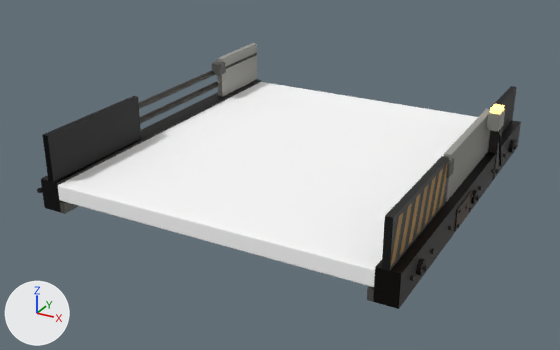
Before and after pictures for a commit that changed the glTF model game/assets/models/conveyors/conveyor_straight.glb.
One viewpoint serves both versions: a 50 mm lens placed at (2.8, -2.53, 1.73), pointed at (0.94, 0.86, 0.04). Every picture has the same lights, and +X, +Y and +Z are marked at lower left. The first picture is the older version. Vertices at exactly the same position are counted once.

Names of what the first picture shows: 'Belt', 'Frame'.
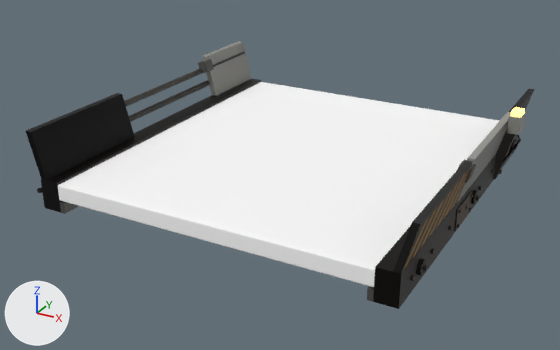
Boxes [x1, y1, x2, y2] around the edits, measured in the pictures (560 x 350 px; the box of a moved part takes in the faces that stretch with it):
'Frame', reshaped
    before: [37, 43, 521, 309]
    after: [26, 41, 535, 309]
part 1 of me_straight_frame, moved or reshaped
    before: [382, 156, 449, 271]
    after: [393, 160, 473, 274]
part 2 of me_straight_frame, moved or reshaped
    before: [444, 109, 490, 202]
    after: [456, 112, 511, 204]
part 3 of me_straight_frame, moved or reshaped
    before: [217, 43, 257, 97]
    after: [202, 41, 252, 96]
part 4 of me_straight_frame, moved or reshaped
    before: [486, 109, 505, 131]
    after: [507, 112, 526, 135]
part 5 of me_straight_frame, moved or reshaped
    before: [495, 86, 517, 133]
    after: [509, 89, 535, 112]
part 6 of me_straight_frame, moved or reshaped
    before: [42, 96, 141, 182]
    after: [26, 93, 135, 180]
part 7 of me_straight_frame, moved or reshaped
    before: [226, 53, 257, 69]
    after: [213, 51, 245, 67]
part 8 of me_straight_frame, moved or reshaped
    before: [488, 127, 502, 179]
    after: [493, 127, 516, 179]
part 9 of me_straight_frame, moved or reshaped
    before: [140, 82, 219, 124]
    after: [129, 80, 210, 122]
part 10 of me_straight_frame, moved or reshaped
    before: [139, 70, 214, 109]
    after: [124, 69, 202, 106]
part 11 of me_straight_frame, moved or reshaped
    before: [446, 158, 454, 178]
    after: [458, 159, 476, 183]
part 12 of me_straight_frame, moved or reshaped
    before: [212, 61, 226, 75]
    after: [198, 59, 214, 73]
part 13 of me_straight_frame, moved or reshaped
    before: [490, 104, 504, 114]
    after: [511, 107, 525, 117]
part 14 of me_straight_frame, moved or reshaped
    before: [391, 163, 448, 265]
    after: [403, 167, 471, 270]
part 15 of me_straight_frame, moved or reshaped
    before: [496, 131, 501, 166]
    after: [502, 135, 521, 164]

Diff of the bpy script that builds the scene:
```diff
--- a/game/assets/models/conveyors/conveyor_straight.glb.py
+++ b/game/assets/models/conveyors/conveyor_straight.glb.py
@@ me_straight_frame @@
 # used by ob_frame; location = (0.0, 0.0, 0.0)
-me_straight_frame.from_pydata(...)  # 1233 vertices, 2096 faces; spans x 0.01..1.98, y 0.0..2.0, z 0.0..0.45
+me_straight_frame.from_pydata(...)  # 1233 vertices, 2096 faces; spans x -0.06..2.09, y 0.0..2.0, z 0.0..0.45
+# me_straight_frame part 1: the loose piece of 8 vertices spanning x 1.87..1.9, y 0.0..0.69, z 0.16..0.4 is turned 14.7 degrees about the y axis through its middle, then moved by (0.08, 0.0, 0.0)
+# me_straight_frame part 2: the loose piece of 8 vertices spanning x 1.87..1.9, y 0.72..1.44, z 0.16..0.4 is turned 14.7 degrees about the y axis through its middle, then moved by (0.08, 0.0, 0.0)
+# me_straight_frame part 3: the loose piece of 8 vertices spanning x 0.1..0.13, y 1.55..2.0, z 0.16..0.42 is turned -14.7 degrees about the y axis through its middle and scaled by 1.01, then moved by (-0.08, 0.0, 0.0)
+# me_straight_frame part 4: the loose piece of 8 vertices spanning x 1.91..1.97, y 1.29..1.4, z 0.33..0.43 is moved by (0.11, 0.0, 0.0)
+# me_straight_frame part 5: the loose piece of 8 vertices spanning x 1.87..1.9, y 1.47..2.0, z 0.16..0.37 is turned 14.6 degrees about the y axis through its middle, then moved by (0.08, 0.0, 0.0)
+# me_straight_frame part 6: the loose piece of 8 vertices spanning x 0.1..0.14, y 0.0..0.69, z 0.16..0.41 is turned -14.7 degrees about the y axis through its middle, then moved by (-0.08, 0.0, 0.0)
+# me_straight_frame part 7: the loose piece of 8 vertices spanning x 0.13..0.14, y 1.56..1.99, z 0.34..0.35 is moved by (-0.1, 0.0, 0.0)
+# me_straight_frame part 8: the loose piece of 8 vertices spanning x 1.9..1.95, y 1.43..1.48, z 0.01..0.37 is turned 15 degrees about the y axis through its middle, then moved by (0.05, 0.0, 0.0)
+# me_straight_frame part 9: the loose piece of 64 vertices spanning x 0.07..0.1, y 0.69..1.55, z 0.22..0.26 is moved by (-0.07, 0.0, 0.0)
+# me_straight_frame part 10: the loose piece of 64 vertices spanning x 0.07..0.1, y 0.69..1.55, z 0.31..0.35 is moved by (-0.09, 0.0, 0.0)
+# me_straight_frame part 11: the loose piece of 8 vertices spanning x 1.86..1.91, y 0.67..0.74, z 0.3..0.37 is turned 15 degrees about the y axis through its middle, then moved by (0.09, 0.0, 0.0)
+# me_straight_frame part 12: the loose piece of 8 vertices spanning x 0.09..0.14, y 1.5..1.57, z 0.32..0.39 is moved by (-0.1, 0.0, 0.0)
+# me_straight_frame part 13: the loose piece of 8 vertices spanning x 1.92..1.97, y 1.31..1.39, z 0.42..0.45 is moved by (0.11, 0.0, 0.0)
+# me_straight_frame part 14: all 28 vertices in x 1.9, y 0.0..0.69, z 0.18..0.38 are turned 15 degrees about the y axis through their middle and scaled by 1.01, then moved by (0.08, 0.0, 0.0)
+# me_straight_frame part 15: all 10 vertices in x 1.94..1.98, y 1.34..1.35, z 0.29..0.34 are multiplied about their middle by the matrix ((0.766, -0.577, -0.139), (0.581, 0.683, 0.369), (-0.122, -0.375, 0.885)), then moved by (0.11, 0.0, 0.0)
+# other edits to the shape of me_straight_frame do not show in these pictures
 me_straight_frame.materials.append(mat_m_convpanel)
```
